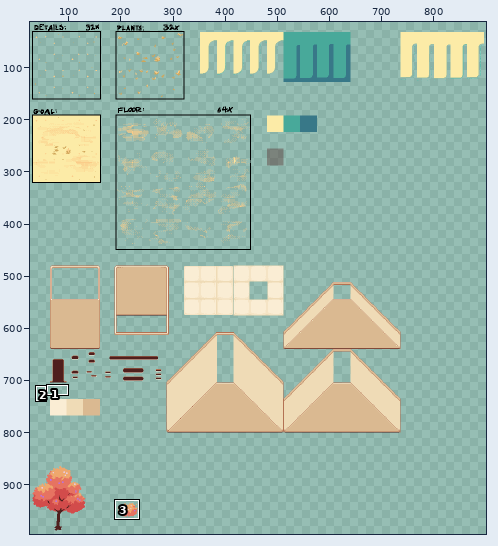
A pixel-art file gets an edit: assets/ase/tilemap.aseprite. The first picture is a wide view before the edit; the outline marks the close-up.
Close-up. Before the commit:
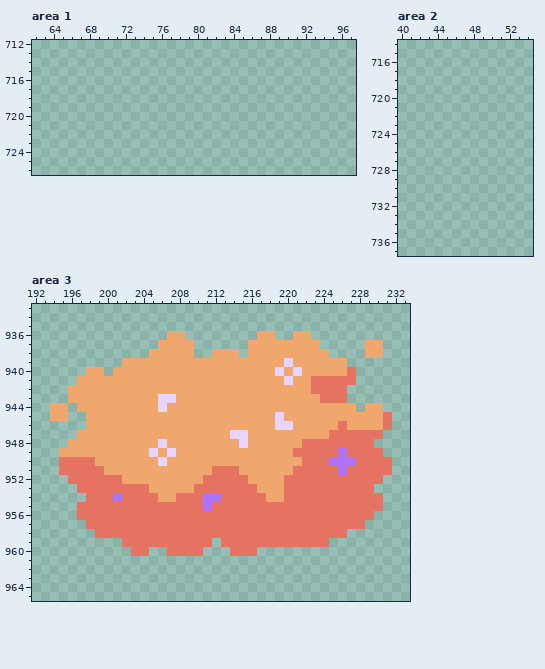
1024x1024 pixels, 1 frame. Shown: area 1: x 62..97, y 712..726; area 2: x 40..54, y 714..737; area 3: x 192..233, y 933..965. The wide view leaves out empty margins. The commit also changed other parts of the picture, which this record leaves out.
New version:
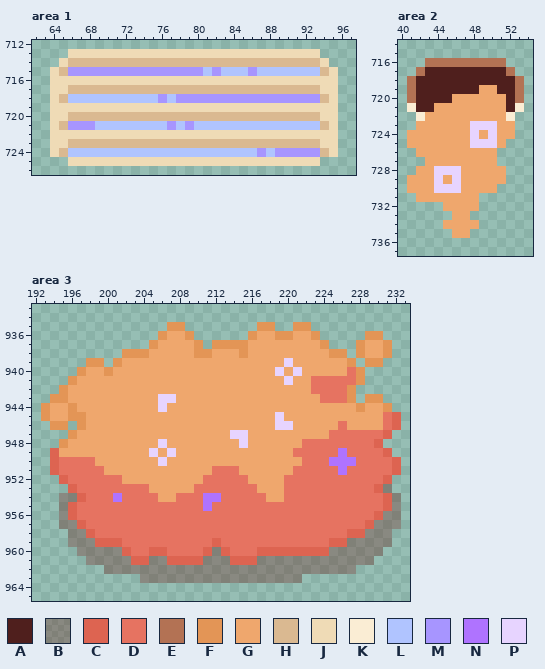
Palette (. is transparent): A #4f1f1d  B #6808044a  C #dd6451  D #e67361  E #b37254  F #e39556  G #efa76d  H #dab991  J #efdbb6  K #faedd4  L #b0c4ff  M #a795ff  N #af73ff  P #e7d4ff
The exact change:
layer "TM/SHADOWS" opacity 29% added
layer "TM/struct TM2" added
Area 1, layer "TM/struct TM2":
y 713: x 66..93 ............................ -> JJJJJJJJJJJJJJJJJJJJJJJJJJJJ
y 714: x 65..94 .............................. -> JHHHHHHHHHHHHHHHHHHHHHHHHHHHHJ
y 715: x 64..95 ................................ -> JHMMMMMMMMMMMMMMMLMLLLMLLLLLLLHJ
y 716: x 64..95 ................................ -> JJJJJJJJJJJJJJJJJJJJJJJJJJJJJJJJ
y 717: x 64..95 ................................ -> JJHHHHHHHHHHHHHHHHHHHHHHHHHHHHJJ
y 718: x 64..95 ................................ -> JHLLLLLLLLLLMLMMMMMMMMMMMMMMMMHJ
y 719: x 64..95 ................................ -> JJJJJJJJJJJJJJJJJJJJJJJJJJJJJJJJ
y 720: x 64..95 ................................ -> JJHHHHHHHHHHHHHHHHHHHHHHHHHHHHJJ
y 721: x 64..95 ................................ -> JHMMMLLLLLLLLMLMLLLLLLLLLLLLLLHJ
y 722: x 64..95 ................................ -> JJJJJJJJJJJJJJJJJJJJJJJJJJJJJJJJ
y 723: x 64..95 ................................ -> JJHHHHHHHHHHHHHHHHHHHHHHHHHHHHJJ
y 724: x 64..95 ................................ -> JHLLLLLLLLLLLLLLLLLLLLLMLMMMMMHJ
y 725: x 66..93 ............................ -> JJJJJJJJJJJJJJJJJJJJJJJJJJJJ
Area 2, layer "TM/struct TM2":
y 716: x 43..51 ......... -> EEEEEEEEE
y 717: x 42..52 ........... -> EAAAAAAAAAE
y 718: x 41..53 ............. -> EAAAAAAAAAAAE
y 719: x 41..53 ............. -> EAAAAAAAGGAAE
y 720: x 41..53 ............. -> EAAAAGGGGGGAE
y 721: x 41..53 ............. -> KAAGGGGGGGGAK
y 722: x 42..52 ........... -> KGGGGGGGGGK
y 723: x 42..52 ........... -> GGGGGGPPPGG
y 724: x 41..52 ............ -> GGGGGGGPGPGG
y 725: x 41..51 ........... -> GGGGGGGPPPG
y 726: x 42..50 ......... -> GGGGGGGGG
y 727: x 43..50 ........ -> GGGGGGGG
y 728: x 42..51 .......... -> GGPPPGGGGG
y 729: x 41..51 ........... -> GGGPGPGGGGG
y 730: x 41..50 .......... -> GGGPPPGGGG
y 731: x 42..48 ....... -> GGGGGGG
y 732: x 45..48 .... -> GGGG
y 733: x 46..47 .. -> GG
y 734: x 45..48 .... -> GGGG
y 735: x 46..47 .. -> GG
Area 3, layers "TM/used assets", "TM/SHADOWS":
y 935: x 207..208 .. -> FF; x 217..218 .. -> FF; x 221..222 .. -> FF
y 936: x 206 . -> F; x 209 . -> F; x 216 . -> F; x 219..220 .. -> FF; x 223 . -> F; x 229..230 .. -> FF
y 937: x 205 . -> F; x 210 . -> F; x 212..215 .... -> FFFF; x 224 . -> F; x 228 . -> F; x 231 . -> F
y 938: x 202..204 ... -> FFF; x 210..211 .. -> FF; x 215 . -> F; x 225..226 .. -> FF; x 228 . -> F; x 231 . -> F
y 939: x 198..199 .. -> FF; x 201 . -> F; x 227 . -> F; x 229..230 .. -> FF
y 940: x 197 . -> F; x 200 . -> F; x 228 . -> F
y 941: x 196 . -> F; x 228 . -> F
y 942: x 195 . -> F; x 227 . -> F
y 943: x 194..195 .. -> FF; x 227 . -> F; x 229..230 .. -> FF
y 944: x 193 . -> F; x 196 . -> F; x 228 . -> F; x 231 . -> F
y 945: x 193 . -> F; x 196..197 .. -> FF; x 232 . -> C
y 946: x 194..195 .. -> FF; x 197 . -> F; x 232 . -> C
y 947: x 196 . -> F; x 231 . -> C
y 948: x 195 . -> F; x 230 . -> C
y 949: x 194 . -> C; x 231 . -> C
y 950..951: x 194 . -> C; x 232 . -> C
y 952: x 195 . -> C; x 231 . -> C
y 953: x 196 . -> C; x 230..231 .. -> CB
y 954: x 195..197 ... -> BBC; x 231..232 .. -> CB
y 955: x 195..196 .. -> BC; x 231..232 .. -> CB
y 956: x 195..196 .. -> BC; x 230..232 ... -> CBB
y 957: x 195..197 ... -> BBC; x 229..232 .... -> CBBB
y 958: x 196..198 ... -> BBC; x 227..231 ..... -> CCBBB
y 959: x 196..201 ...... -> BBBCCC; x 212 . -> C; x 225..231 ....... -> CCBBBBB
y 960: x 197..202 ...... -> BBBBBC; x 205..206 .. -> CC; x 211..213 ... -> CBC; x 217..230 .............. -> CCCCCCCCBBBBBB
y 961: x 198..229 ................................ -> BBBBBCCBBCCCCBBBCCCBBBBBBBBBBBBB
y 962: x 200..227 ............................ -> BBBBBBBBBBBBBBBBBBBBBBBBBBBB
y 963: x 204..221 .................. -> BBBBBBBBBBBBBBBBBB
Pixel boxes of the changes (left, top, right, bottom) in both close-ups:
added: (50, 49, 338, 166)
added: (407, 58, 524, 238)
added: (41, 322, 401, 583)
